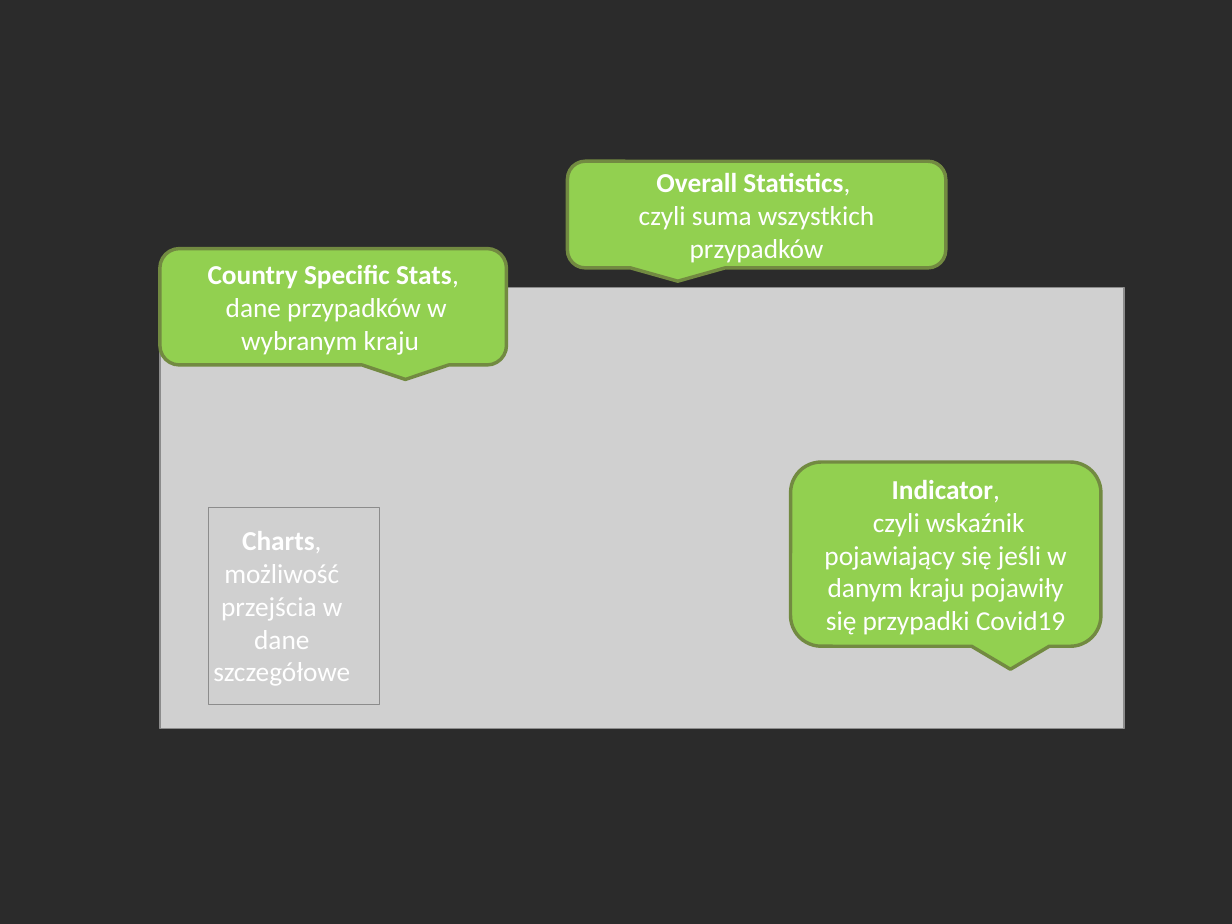
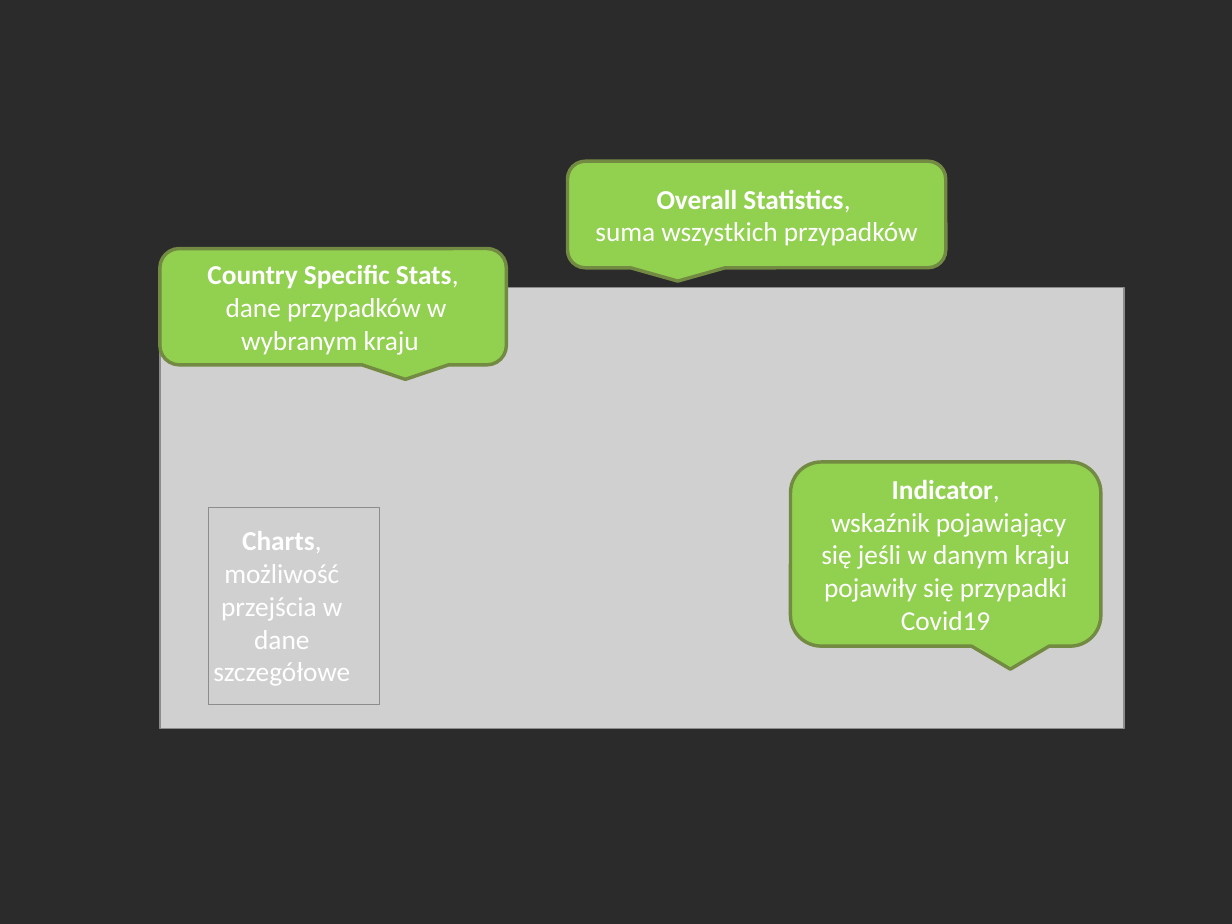
Before and after one commit to janiszewskibartlomiej/COVID-19-Thesis-Postgraduate_studies_on_WSB, a slide deck: slide 5 of docs/WSB_prezentacja_pracy_dyplomowej.pptx (slide 7 before the commit). Drawn at 1232x924 pixels with LibreOffice and Linux fonts; fonts in the diff are those of the drawing; grey boxes stand for pictures; background and template pictures are left out; a plain dark background stands for a picture behind light text. Boxes give left, top, right and bottom in pixels: in the first picture for what was removed or moved away, otherwise in the second. Text is boxed around its words. In the diff, an @@ line names an element or a change of style, - is before the commit and + after.

```diff
--- a/docs/WSB_prezentacja_pracy_dyplomowej.pptx
+++ b/docs/WSB_prezentacja_pracy_dyplomowej.pptx
@@ text in rounded speech box at <box>595,190,918,246</box>: text changed @@
-Overall Statistics,
-czyli suma wszystkich przypadków
+Overall Statistics,
+suma wszystkich przypadków
@@ text in rounded speech box at <box>821,480,1070,630</box>: text changed @@
-Indicator,
-czyli wskaźnik pojawiający się jeśli w danym kraju pojawiły się przypadki Covid19
+Indicator,
+wskaźnik pojawiający się jeśli w danym kraju pojawiły się przypadki Covid19
```
Also in this commit, not shown: 6 other slides changed, 1 slide removed.
